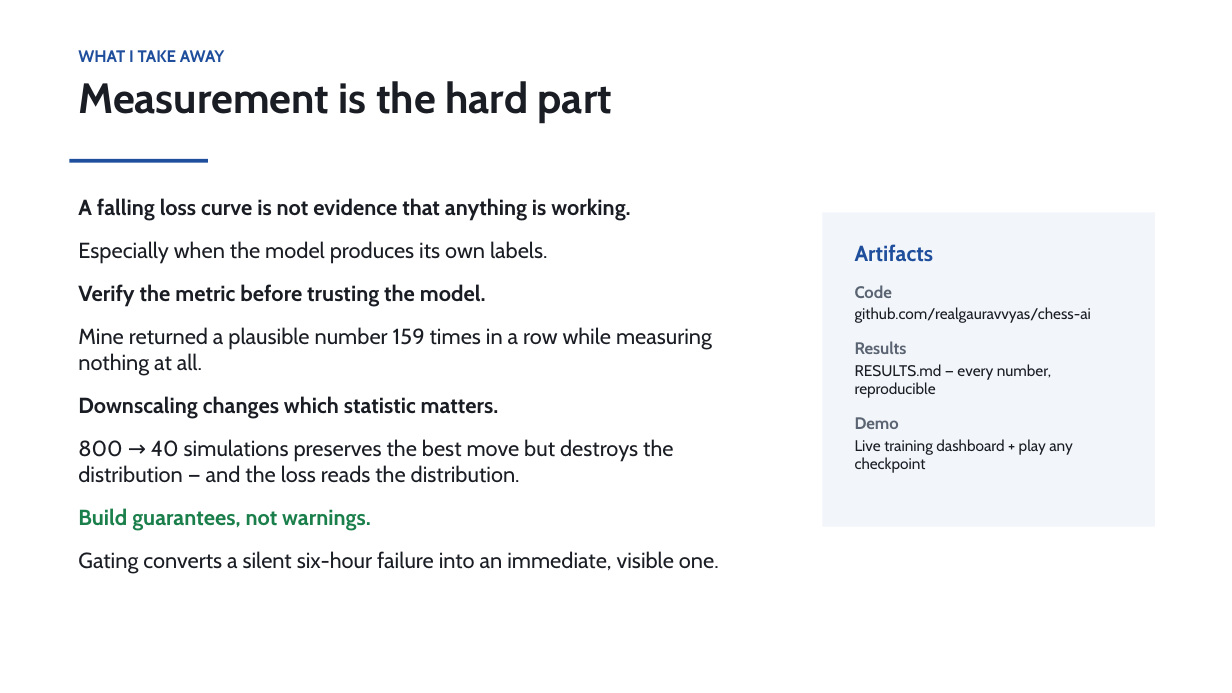
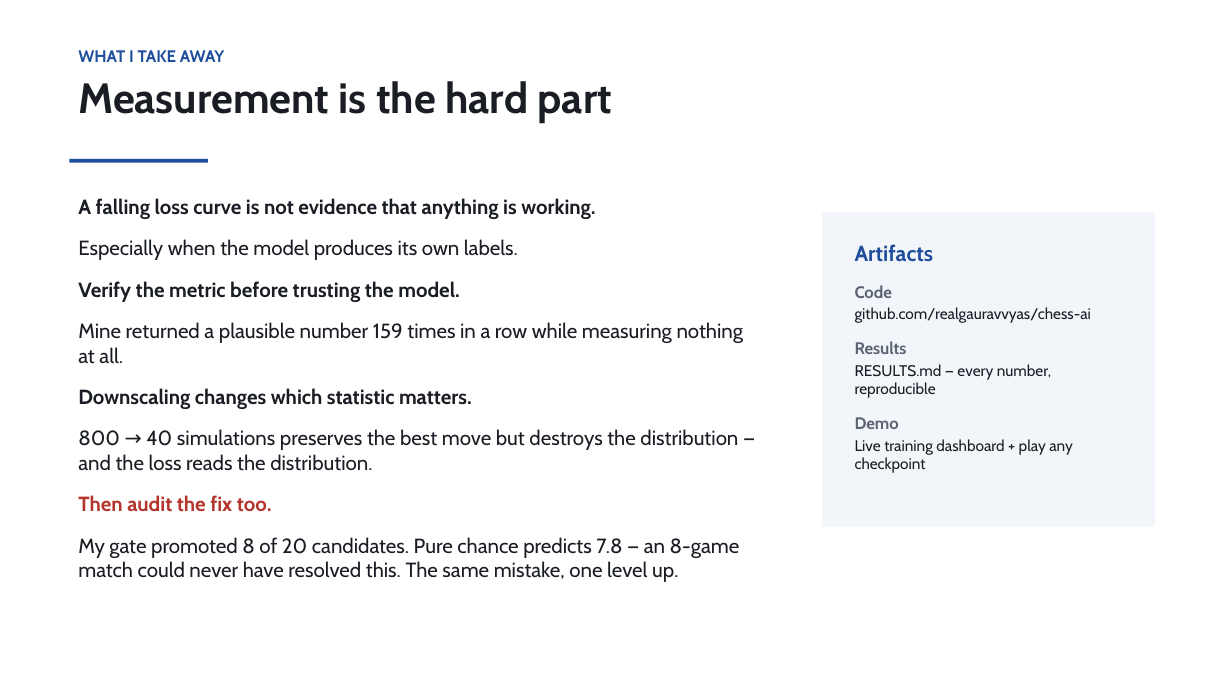
Before and after one commit to realgauravvyas/chess-ai, a slide deck: slide 10 of docs/chess_ai_slides.pptx. Drawn at 1232x693 pixels with LibreOffice and Linux fonts; fonts in the diff are those of the drawing. Boxes give left, top, right and bottom in pixels: in the first picture for what was removed or moved away, otherwise in the second. Text is boxed around its words. In the diff, an @@ line names an element or a change of style, - is before the commit and + after.

```diff
--- a/docs/chess_ai_slides.pptx
+++ b/docs/chess_ai_slides.pptx
@@ text at (78, 198, 743, 471): size 17 to 16 pt in "A falling loss curve is not evidence ...", "Especially when the model produces its own ...", "Verify the metric before trusting the model.", "Mine returned a plausible number 159 times ..." and 2 more places @@
@@ text at (78, 495, 740, 582): text changed; size 17 to 16 pt @@
-Build guarantees, not warnings.
-Gating converts a silent six-hour failure into an immediate, visible one.
+Then audit the fix too.
+My gate promoted 8 of 20 candidates. Pure chance predicts 7.8 — an 8-game match could never have resolved this. The same mistake, one level up.
```
Also in this commit, not shown: 1 other slide changed, 14 other files.
